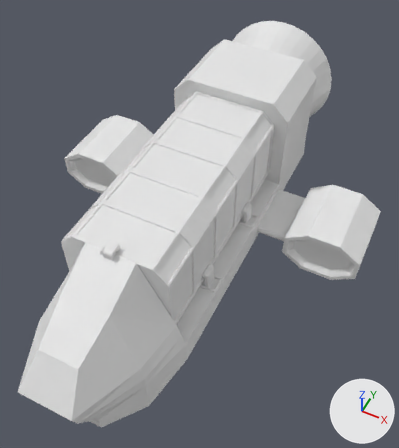
What one commit did to the Blender file animation-production.blend.
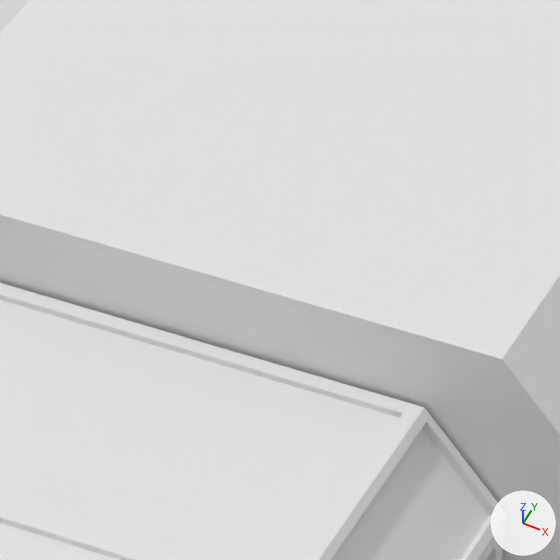
Old and new are each drawn whole from a camera (50 mm lens) standing at (9.51, -17.9, 25.89) and looking at (0.92, -0.7, 4.4) and again close up on the part from 52% to 71% of the width and 12% to 29% of the height. Every picture has the same lights, and +X, +Y and +Z are marked at lower right.

In view in the first close-up: 'Cargo Container', 'Ship Main'.
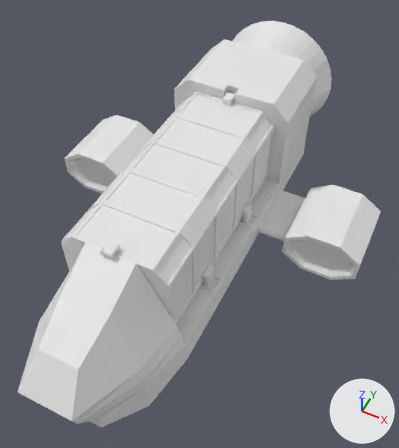
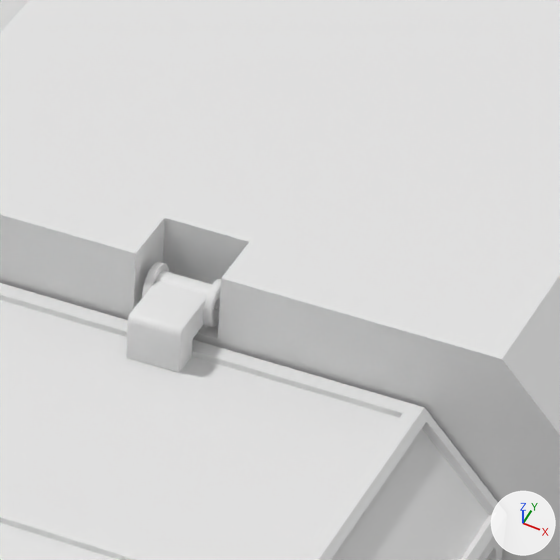
The change, as a list of edits to the scene's bpy script:
```text
Add me_cube_008:
    me_cube_008.from_pydata(...)  # a box spanning x -1.0..1.0, y -1.0..1.0, z -1.0..1.0
Change ob_ship_main:
    add _m = ob_ship_main.modifiers.new('Boolean', 'BOOLEAN')
    add _m.object = ob_cutter
Add ob_cutter:
    ob_cutter = bpy.data.objects.new('Cutter', me_cube_008)
    ob_cutter.location = (0.0, 4.819, 8.737)
    ob_cutter.scale = (0.333, 0.333, 0.333)
    ob_cutter.hide_set(True)
Add ob_cube_004:
    ob_cube_004 = bpy.data.objects.new('Cube.004', me_cube_004.copy())  # the mesh of ob_cube_002
    ob_cube_004.location = (0.0, 4.658, 8.427)
    ob_cube_004.rotation_euler = (0.0, 0.0, 3.142)  # degrees (0, 0, 180)
```

Location of each change, [x1, y1, x2, y2] in pixels of the close-ups (560 x 560 px):
'Ship Main', modifiers changed: [0, 0, 560, 560] in both
'Cube.004', added: after [126, 262, 221, 372]
